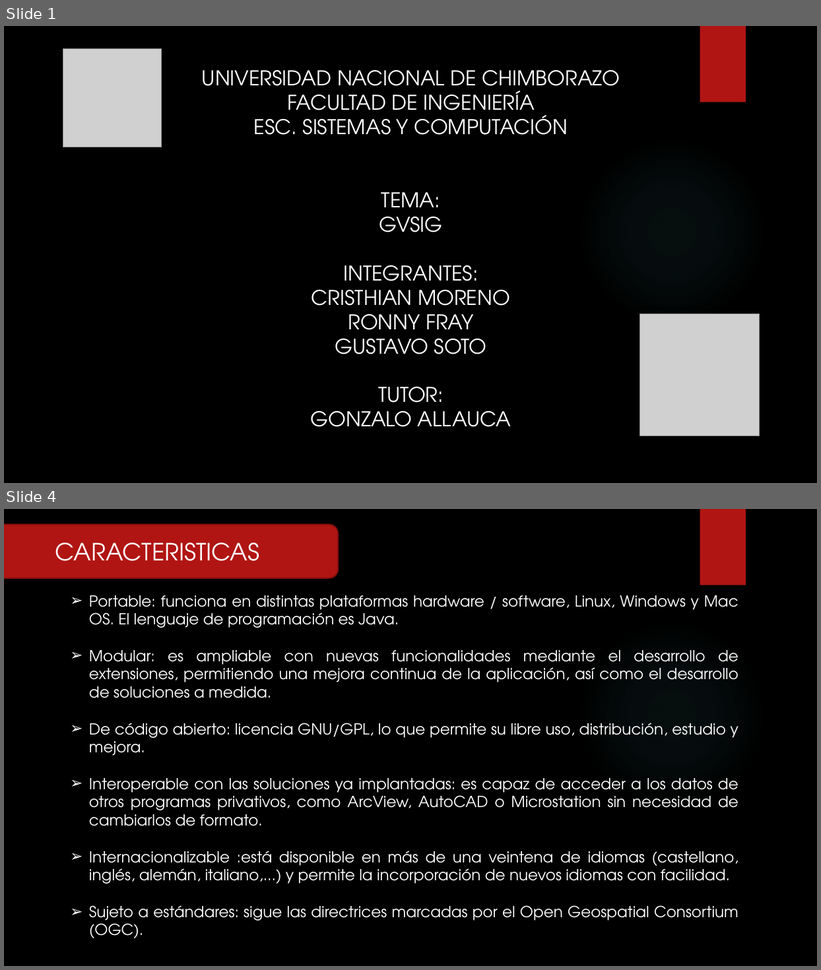
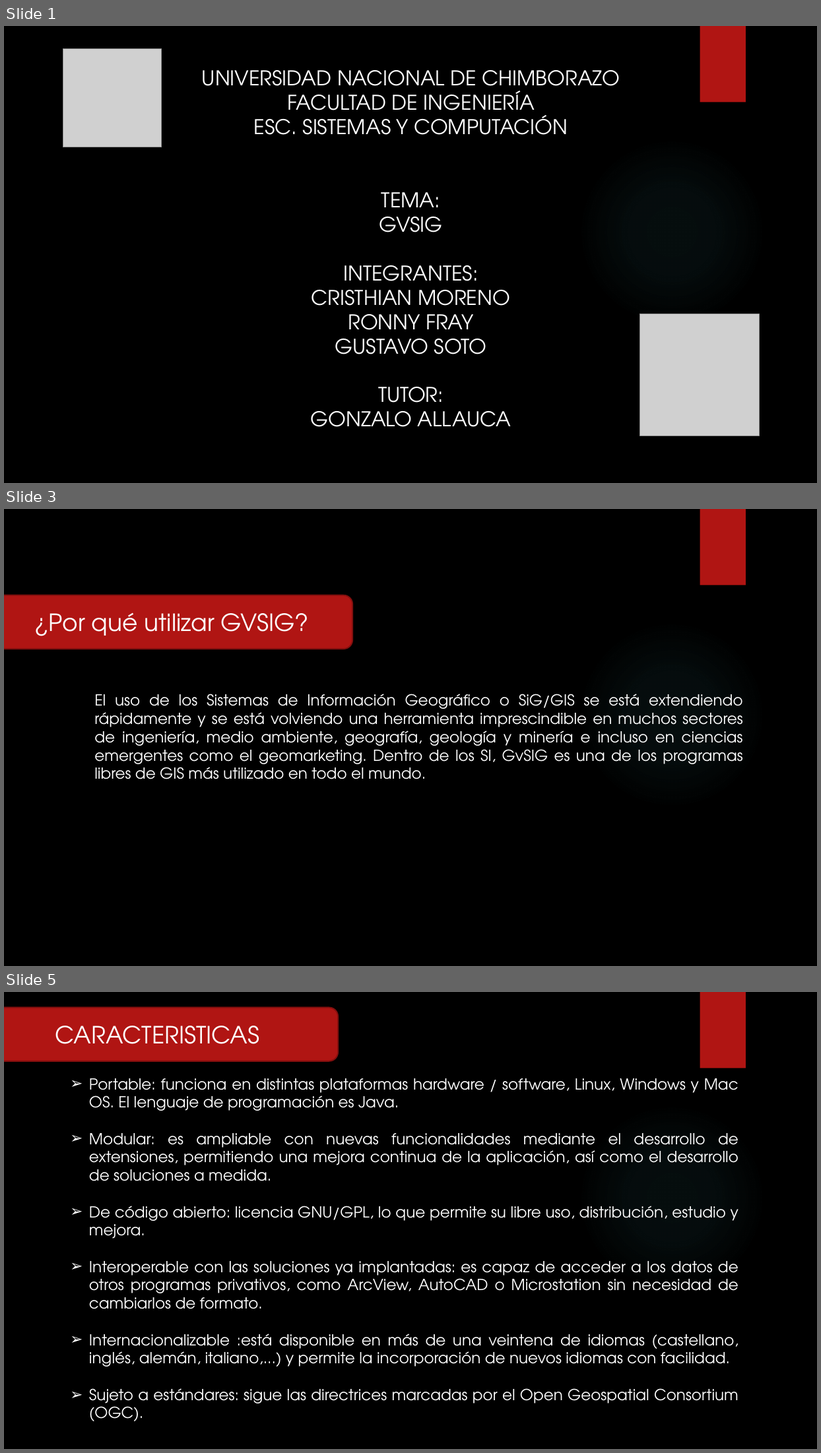
Before and after one commit to RFray/gvSIG, a slide deck: Expo-gvSIG.pptx. Shown one above the other, each under a label of ours: slides 1 and 4 before the commit, slides 1, 3 and 5 after it; the slides between them are not shown. The pictures are 821x970 and 821x1453 pixels, drawn with LibreOffice and Linux fonts; fonts in the diff are those of the drawing; grey boxes stand for pictures; background and template pictures are left out. Boxes give left, top, right and bottom in pixels: in the first picture for what was removed or moved away, otherwise in the second. Text is boxed around its words. In the diff, an @@ line names an element or a change of style, - is before the commit and + after.

```diff
--- a/Expo-gvSIG.pptx
+++ b/Expo-gvSIG.pptx
@@ slide 3 added at (4,509,817,966), background picture (left out); not listed: 2 template elements that a slide beside it also shows @@
@@ rounded rectangle added at (4,595,353,649), fill #B01513, outline #82100E 1.5 pt, 28 pt, text #FFFFFF @@
+¿Por qué utilizar GVSIG?
@@ text added at (94,694,743,780), 18 pt, text #FFFFFF @@
+El uso de los Sistemas de Información Geográfico o SiG/GIS se está extendiendo rápidamente y se está volviendo una herramienta imprescindible en muchos sectores de ingeniería, medio ambiente, geografía, geología y minería e incluso en ciencias emergentes como el geomarketing. Dentro de los SI, GvSIG es una de los programas libres de GIS más utilizado en todo el mundo.
@@ what was slide 4 is now slide 5 @@
```
Also in this commit, not shown: 5 slides changed, 9 other slides added.
